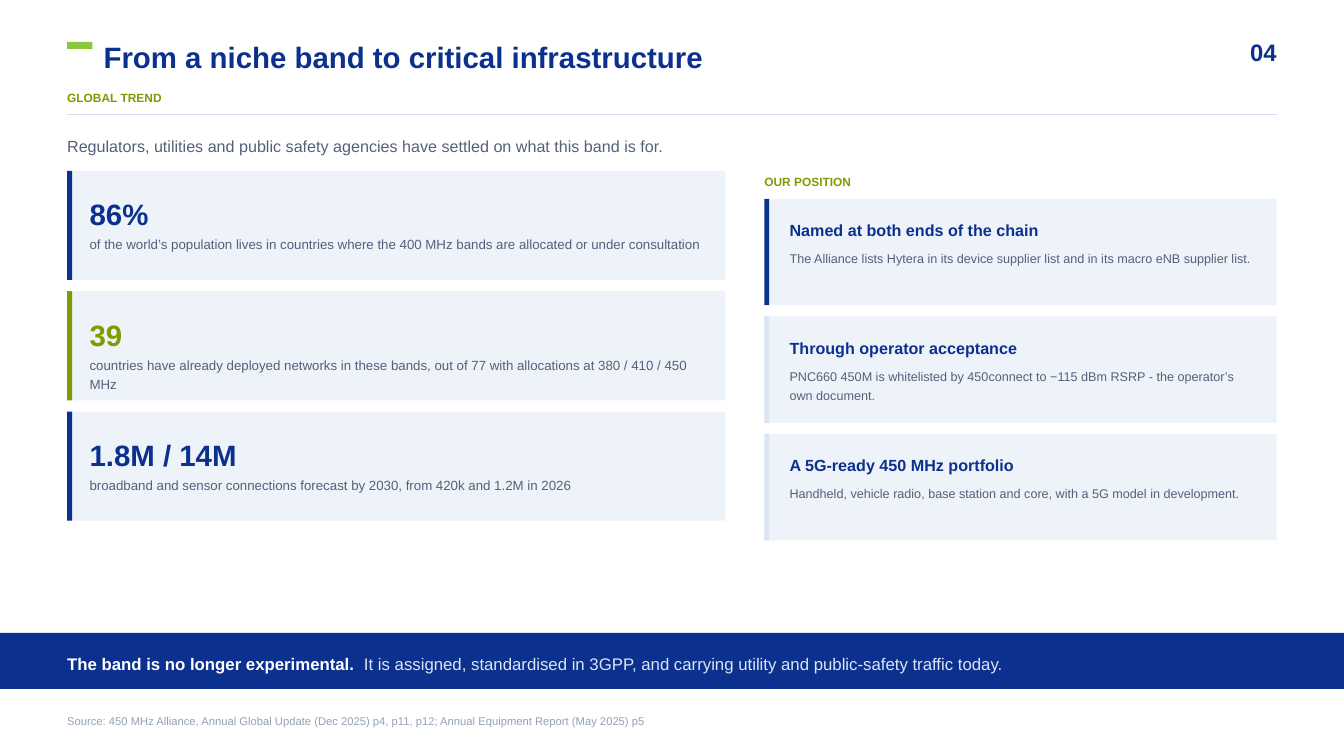
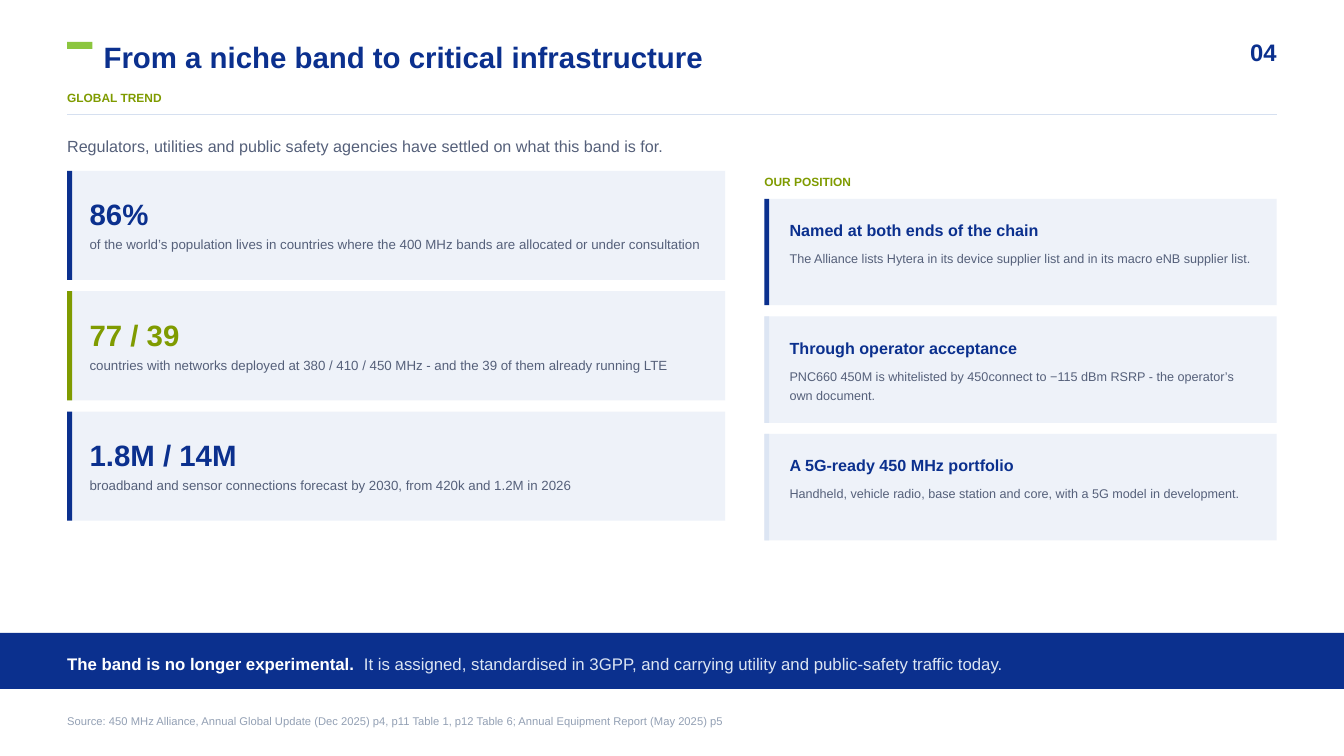
Before and after one commit to mearneste4-max/Philippines-450M, a slide deck: slide 4 of 01_交付物/菲律宾450M方案_v7.pptx. Drawn at 1344x756 pixels with LibreOffice and Linux fonts; fonts in the diff are those of the drawing. Boxes give left, top, right and bottom in pixels: in the first picture for what was removed or moved away, otherwise in the second. Text is boxed around its words. In the diff, an @@ line names an element or a change of style, - is before the commit and + after.

```diff
--- a/01_交付物/菲律宾450M方案_v7.pptx
+++ b/01_交付物/菲律宾450M方案_v7.pptx
@@ text at [90, 325, 180, 347]: text changed @@
-39
+77 / 39
@@ text at [90, 360, 667, 373]: text changed @@
-countries have already deployed networks in these bands, out of 77 with allocations at 380 / 410 / 450 MHz
+countries with networks deployed at 380 / 410 / 450 MHz - and the 39 of them already running LTE
@@ text at [67, 717, 722, 727]: text changed @@
-Source: 450 MHz Alliance, Annual Global Update (Dec 2025) p4, p11, p12; Annual Equipment Report (May 2025) p5
+Source: 450 MHz Alliance, Annual Global Update (Dec 2025) p4, p11 Table 1, p12 Table 6; Annual Equipment Report (May 2025) p5
```
Also in this commit, not shown: 14 other slides changed, 40 other files.
